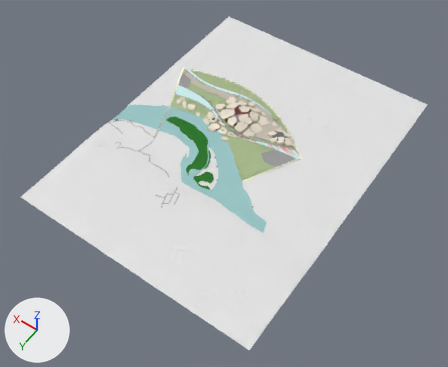
One commit to the glTF model public/assets/stadium/stadium.glb: the scene before it, then after it.
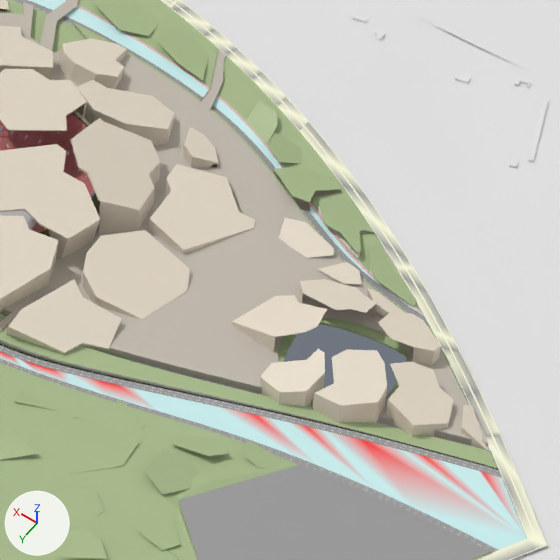
Each version is shown whole from a 50 mm camera at (-2763.0, 4148.0, 5165.0) aimed at (-319.0, 726.0, -212.0), then close up on the part from 54% to 68% of the width and 27% to 44% of the height. Lighting does not change. The marker at lower left points along +X, +Y and +Z. The first two pictures are the older version.

The older version as bpy lines, for what is in view:
```python
me_mesh_1 = bpy.data.meshes.new('Mesh_1')
me_mesh_1.from_pydata(...)  # 36470 vertices, 66678 faces; spans x -165.0..164.0, y -135.0..135.0, z 0.0..67.0
me_mesh_1.materials.append(mat_defaultmaterial_001)
me_mesh_5 = bpy.data.meshes.new('Mesh_5')
me_mesh_5.from_pydata(...)  # 13224 vertices, 25806 faces; spans x -862.0..843.0, y -282.0..718.0, z -7.0..8.0
me_mesh_5.materials.append(mat_defaultmaterial_003)
me_mesh_7 = bpy.data.meshes.new('Mesh_7')
me_mesh_7.from_pydata(...)  # 21510 vertices, 41086 faces; spans x -896.0..1053.0, y -485.0..1041.0, z -20.0..19.0
me_mesh_7.materials.append(mat_defaultmaterial_005)
ob_bowl = bpy.data.objects.new('bowl', me_mesh_1)
ob_bowl.location = (0.0, 0.0, 0.0)
ob_grass = bpy.data.objects.new('grass', me_mesh_7)
ob_grass.location = (0.0, 0.0, 0.0)
ob_stone = bpy.data.objects.new('stone', me_mesh_5)
ob_stone.location = (0.0, 0.0, 0.0)
# also in view: 'roof' at (-2.0, 34.0, 40.0); 'ground' at (-249.0, 382.0, 9.0); 'water' at (37.0, 397.0, 0.0); 'blocks' at (-258.0, 796.0, 11.0); 'paving' at (131.0, 508.0, 10.0)
```
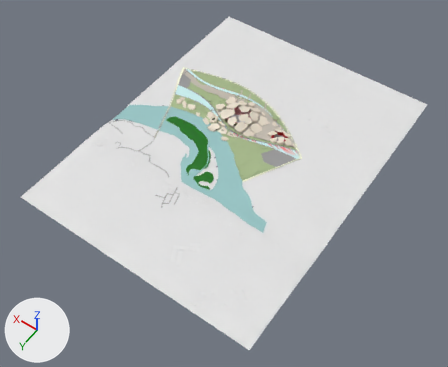
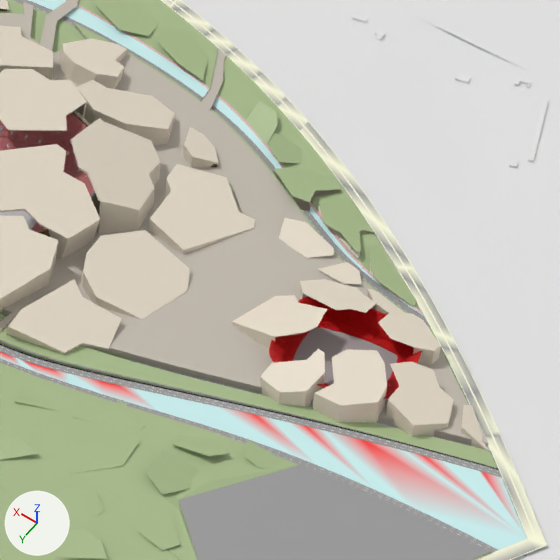
Patch to the scene script:
```diff
--- a/public/assets/stadium/stadium.glb.py
+++ b/public/assets/stadium/stadium.glb.py
@@ me_mesh_5 @@
 # used by ob_stone; location = (0.0, 0.0, 0.0)
-me_mesh_5.from_pydata(...)  # 13224 vertices, 25806 faces; spans x -862.0..843.0, y -282.0..718.0, z -7.0..8.0
-me_mesh_5.materials.append(mat_defaultmaterial_003)
+me_mesh_5.from_pydata(...)  # 13560 vertices, 26474 faces; spans x -862.0..843.0, y -282.0..718.0, z -7.0..8.0
+# me_mesh_5 part 1: the loose piece of 336 vertices spanning x -101.0..100.0, y -71.0..71.0, z 1.0 is copied, and the copy is moved by (-552.0, -24.0, 0.0), in mat_defaultmaterial_004; it spans x -653.0..-451.0, y -95.0..47.0, z 0.0
+# other edits to the shape of me_mesh_5 do not show in these pictures
+me_mesh_5.materials.append(mat_defaultmaterial_004)
@@ me_mesh_2_1 @@
+me_mesh_2_1.from_pydata(...)  # 7853 vertices, 13509 faces; spans x -638.0..-455.0, y -100.0..53.0, z 0.0..27.0
+me_mesh_2_1.materials.append(mat_defaultmaterial_002)
@@ ob_bowl2 @@
+ob_bowl2 = bpy.data.objects.new('bowl2', me_mesh_2_1)
+ob_bowl2.location = (0.0, 0.0, 0.0)
```

Where the change shows, as pixel boxes [x1, y1, x2, y2] in the close-ups (560 x 560 px):
'bowl2', added (red): after [269, 296, 422, 399]
part 1 of me_mesh_5, added: after [293, 327, 398, 399]
